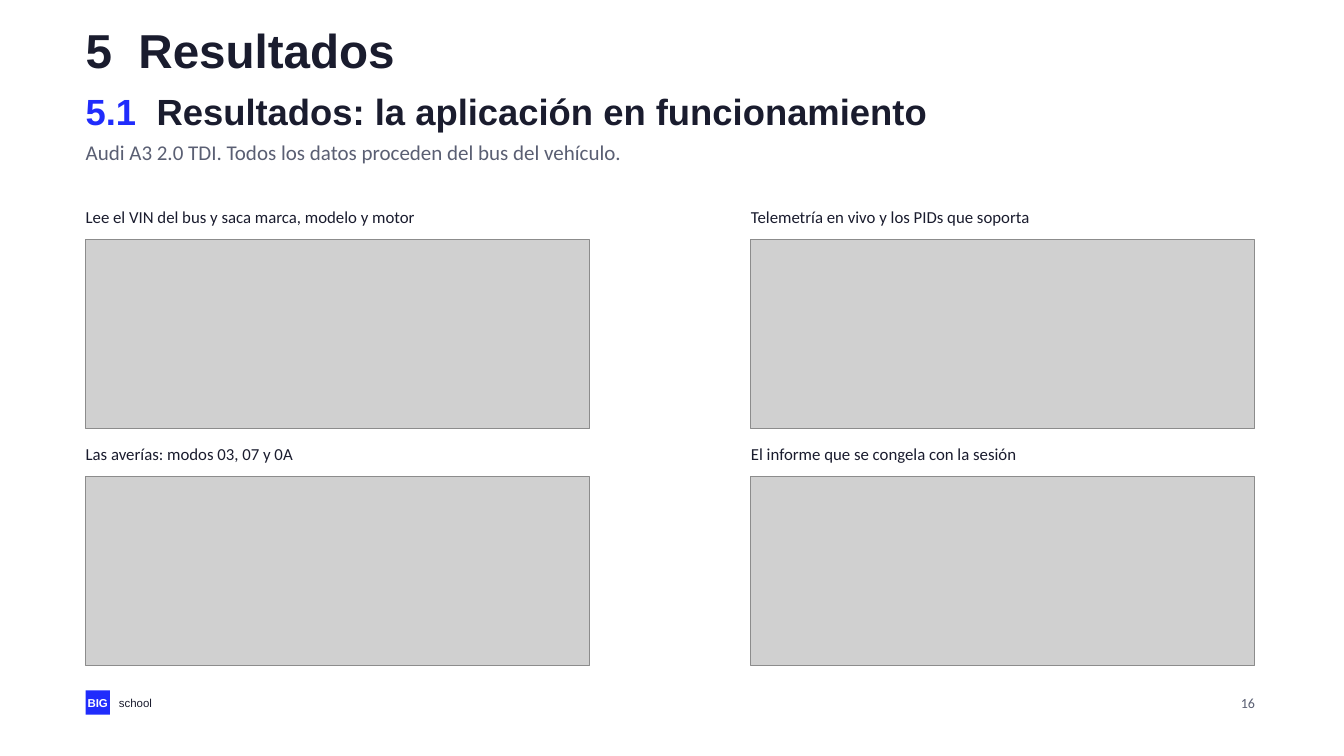
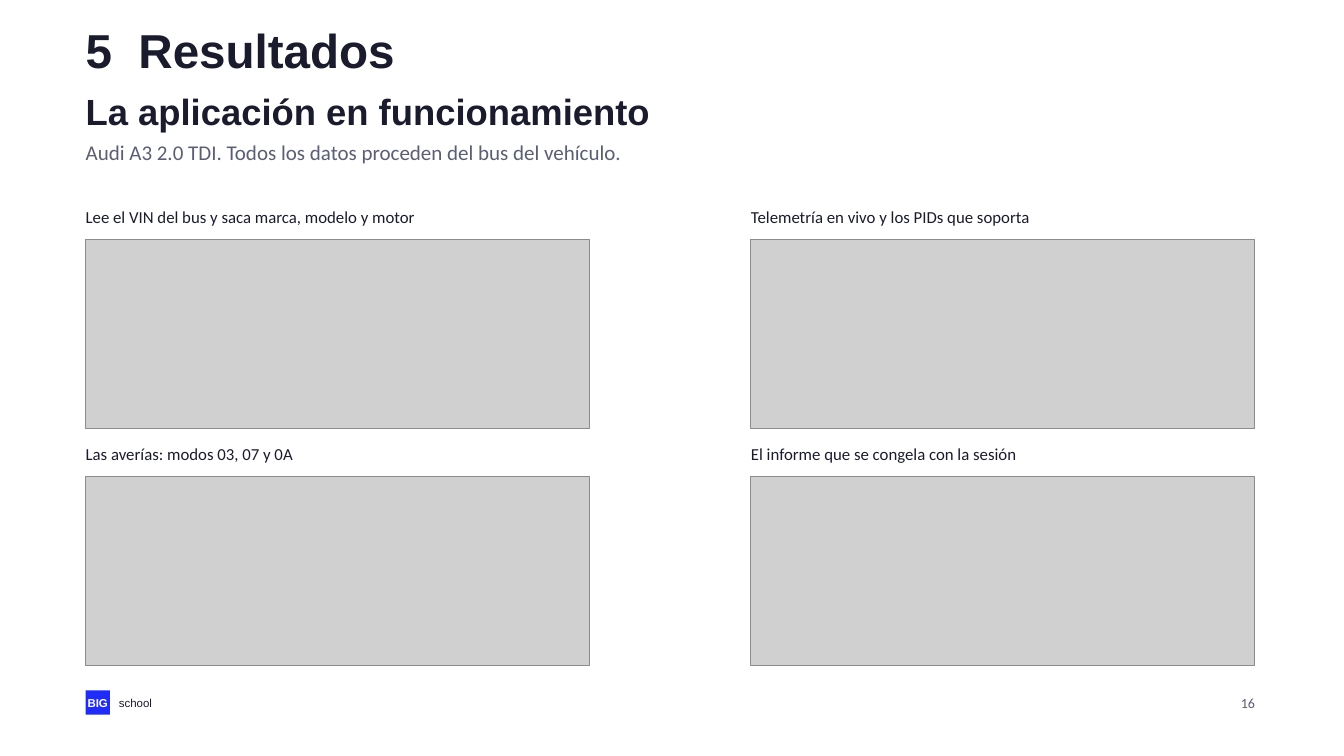
Before and after one commit to NovilloQuinta/intelligent-automotive-diagnostics, a slide deck: slide 16 of docs/presentacion/tfm-intelligent-automotive-diagnostics.pptx. Drawn at 1344x756 pixels with LibreOffice and Linux fonts; fonts in the diff are those of the drawing; grey boxes stand for pictures. Boxes give left, top, right and bottom in pixels: in the first picture for what was removed or moved away, otherwise in the second. Text is boxed around its words. In the diff, an @@ line names an element or a change of style, - is before the commit and + after.

```diff
--- a/docs/presentacion/tfm-intelligent-automotive-diagnostics.pptx
+++ b/docs/presentacion/tfm-intelligent-automotive-diagnostics.pptx
@@ text at [86,98,650,132]: text changed @@
-5.1 Resultados: la aplicación en funcionamiento
+La aplicación en funcionamiento
```
Also in this commit, not shown: 2 other slides changed, 3 other files.
